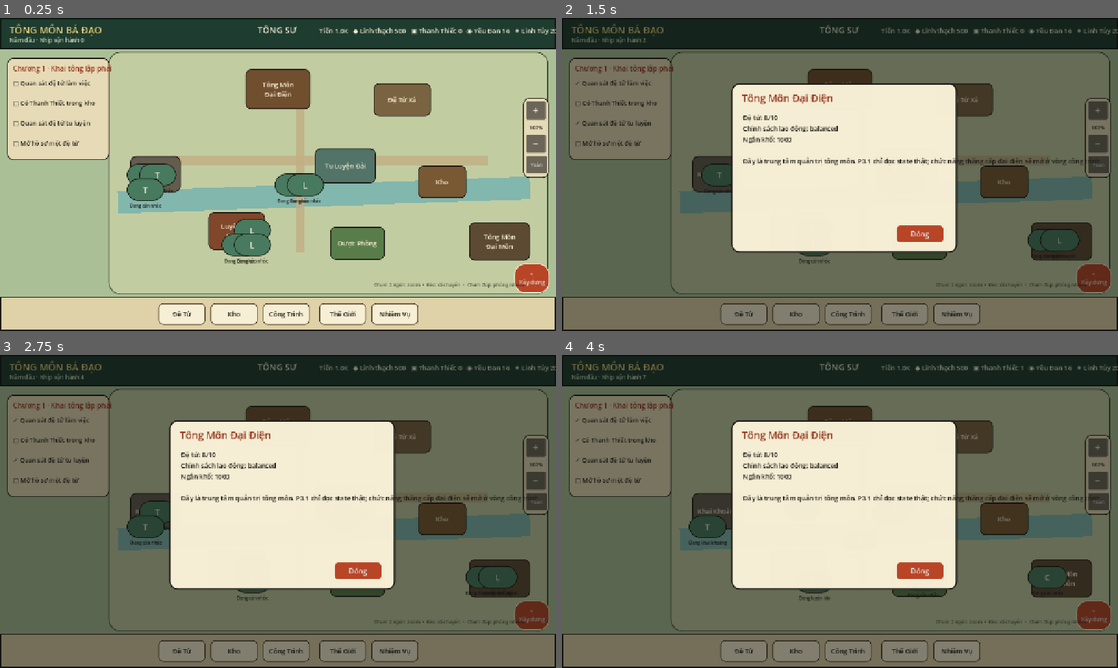
Above: before the commit, frames 1-4 (two rows, left to right).
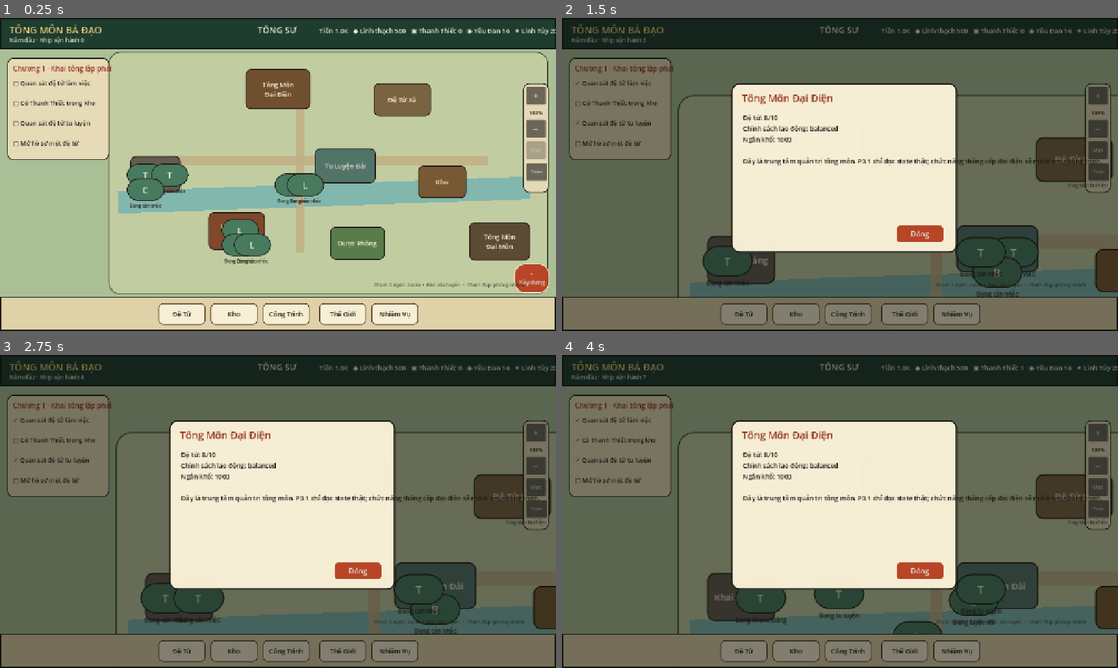
Above: after the commit, the same moments.

Repository: vuanhtuan161094-byte/TongMonBaDao
Game: Godot game, scene res://scenes/p3/p3_2_landscape_sect.tscn
The game is run twice, just before and just after one commit, with the same random seed, the same clock (stepped at 60 frames per second) and the same inputs.
Inputs:
- Up to frame 1 (0.25 s): no input
- Up to frame 2 (1.5 s): click "Tông Môn Đại Điện" at 0.5 s; click "Tông Môn Đại Điện" at 1.25 s
- Up to frame 3 (2.75 s): click "Đệ Tử Xá" at 2 s
- Up to frame 4 (4 s): click "Tu Luyện Đài" at 2.75 s; click "Kho" at 3.5 s

The runs differ from the first frame. In frame 1, 1.7% of the frame differs, in the area x 25-99%, y 20-71%; in frame 2, 17%; in frame 3, 17%; in frame 4, 17%, in the area x 19-100%, y 10-90%.

Commit message:
Add target focus and selection to P3.2 map

Diff:
--- a/godot/src/presentation/p3_2_landscape_sect.gd
+++ b/godot/src/presentation/p3_2_landscape_sect.gd
@@ -2,18 +2,28 @@
 
 const ZOOM_STEP := 1.12
 const CAMERA_TWEEN_SECONDS := 0.22
+const FOCUS_MARKER_SIZE := Vector2(82.0, 82.0)
 
 var map_zoom: float = SectMapCamera.DEFAULT_ZOOM
 var touch_points: Dictionary = {}
 var last_pinch_distance: float = 0.0
 var mouse_panning := false
 var camera_tween: Tween
+var focus_marker_tween: Tween
 var zoom_readout: Label
+var focus_target_button: Button
+var focus_marker: Panel
+var focused_world_point := Vector2.ZERO
+var focused_kind: StringName = &""
+var focused_id: StringName = &""
+var focused_label := ""
+var has_focus_target := false
 
 func _ready() -> void:
     super._ready()
     popup_layer.z_index = 100
     _reset_camera(false)
+    _build_focus_marker()
     _build_camera_controls()
 
 func _unhandled_input(event: InputEvent) -> void:
@@ -33,10 +43,19 @@
     if event is InputEventMouseMotion:
         _handle_mouse_motion(event as InputEventMouseMotion)
 
+func _build_focus_marker() -> void:
+    focus_marker = Panel.new()
+    focus_marker.size = FOCUS_MARKER_SIZE
+    focus_marker.visible = false
+    focus_marker.z_index = 80
+    focus_marker.mouse_filter = Control.MOUSE_FILTER_IGNORE
+    focus_marker.add_theme_stylebox_override("panel", _style(Color(1.0, 1.0, 1.0, 0.02), GOLD, 3, 41))
+    map_layer.add_child(focus_marker)
+
 func _build_camera_controls() -> void:
     var panel := Panel.new()
-    panel.position = Vector2(1204, 184)
-    panel.size = Vector2(60, 184)
+    panel.position = Vector2(1204, 150)
+    panel.size = Vector2(60, 252)
     panel.z_index = 20
     panel.mouse_filter = Control.MOUSE_FILTER_STOP
     panel.add_theme_stylebox_override("panel", _style(Color(0.91, 0.86, 0.72, 0.92), INK, 2, 14))
@@ -69,14 +88,35 @@
     minus.pressed.connect(_zoom_out)
     panel.add_child(minus)
 
+    focus_target_button = Button.new()
+    focus_target_button.text = "Mục"
+    focus_target_button.position = Vector2(8, 134)
+    focus_target_button.size = Vector2(44, 40)
+    focus_target_button.add_theme_font_size_override("font_size", 11)
+    focus_target_button.tooltip_text = "Tới mục tiêu đang chọn"
+    focus_target_button.disabled = true
+    focus_target_button.pressed.connect(_focus_current_target)
+    panel.add_child(focus_target_button)
+
     var reset := Button.new()
     reset.text = "Toàn"
-    reset.position = Vector2(8, 134)
+    reset.position = Vector2(8, 184)
     reset.size = Vector2(44, 40)
     reset.add_theme_font_size_override("font_size", 11)
     reset.tooltip_text = "Về toàn cảnh"
     reset.pressed.connect(_reset_camera.bind(true))
     panel.add_child(reset)
+
+    var selected := Label.new()
+    selected.name = "SelectedTargetLabel"
+    selected.text = ""
+    selected.position = Vector2(-156, 228)
+    selected.size = Vector2(208, 20)
+    selected.horizontal_alignment = HORIZONTAL_ALIGNMENT_RIGHT
+    selected.add_theme_font_size_override("font_size", 10)
+    selected.add_theme_color_override("font_color", Color(0.16, 0.16, 0.13, 0.74))
+    selected.mouse_filter = Control.MOUSE_FILTER_IGNORE
+    panel.add_child(selected)
 
     var hint := Label.new()
     hint.text = "Chụm 2 ngón: zoom  •  Kéo: di chuyển  •  Chạm đúp: phóng nhanh"
@@ -90,10 +130,11 @@
     add_child(hint)
 
     _refresh_zoom_readout()
+    _refresh_focus_readout()
 
 func _handle_screen_touch(touch: InputEventScreenTouch) -> void:
     if touch.pressed:
-        if not SectMapCamera.VIEW_RECT.has_point(touch.position):
+        if not SectMapCamera.is_map_screen_point(touch.position):
             return
         touch_points[touch.index] = touch.position
         if touch.double_tap:
@@ -131,13 +172,13 @@
 
 func _handle_mouse_button(mouse: InputEventMouseButton) -> void:
     if mouse.button_index == MOUSE_BUTTON_WHEEL_UP and mouse.pressed:
-        if SectMapCamera.VIEW_RECT.has_point(mouse.position):
+        if SectMapCamera.is_map_screen_point(mouse.position):
             _zoom_at(mouse.position, map_zoom * ZOOM_STEP, false)
             get_viewport().set_input_as_handled()
         return
 
     if mouse.button_index == MOUSE_BUTTON_WHEEL_DOWN and mouse.pressed:
-        if SectMapCamera.VIEW_RECT.has_point(mouse.position):
+        if SectMapCamera.is_map_screen_point(mouse.position):
             _zoom_at(mouse.position, map_zoom / ZOOM_STEP, false)
             get_viewport().set_input_as_handled()
         return
@@ -146,7 +187,7 @@
         return
 
     if mouse.pressed:
-        if not SectMapCamera.VIEW_RECT.has_point(mouse.position):
+        if not SectMapCamera.is_map_screen_point(mouse.position):
             return
         if mouse.double_click:
             _zoom_at(mouse.position, maxf(map_zoom, SectMapCamera.FOCUS_ZOOM), true)
@@ -180,11 +221,73 @@
     var next_position := SectMapCamera.pan_position(map_layer.position, delta, map_zoom)
     _apply_camera(map_zoom, next_position, false)
 
-func _focus_world_point(world_point: Vector2) -> void:
-    var target_zoom := maxf(map_zoom, SectMapCamera.FOCUS_ZOOM)
+func _focus_world_point(world_point: Vector2, requested_zoom: float = SectMapCamera.FOCUS_ZOOM) -> void:
+    var target_zoom := maxf(map_zoom, requested_zoom)
     var transform := SectMapCamera.focus_transform(world_point, target_zoom)
     var target_position: Vector2 = transform["position"]
     _apply_camera(float(transform["zoom"]), target_position, true)
+
+func _focus_current_target() -> void:
+    if not has_focus_target:
+        return
+    if focused_kind == &"disciple":
+        _refresh_focused_disciple_point()
+    _focus_world_point(focused_world_point)
+    _pulse_focus_marker()
+
+func _set_focus_target(world_point: Vector2, kind: StringName, target_id: StringName, label: String, focus_now: bool) -> void:
+    focused_world_point = world_point
+    focused_kind = kind
+    focused_id = target_id
+    focused_label = label
+    has_focus_target = true
+    _position_focus_marker(world_point)
+    if focus_target_button != null:
+        focus_target_button.disabled = false
+    _refresh_focus_readout()
+    if focus_now:
+        _focus_world_point(world_point)
+    _pulse_focus_marker()
+
+func _position_focus_marker(world_point: Vector2) -> void:
+    if focus_marker == null:
+        return
+    focus_marker.position = world_point - FOCUS_MARKER_SIZE * 0.5
+    focus_marker.visible = true
+
+func _pulse_focus_marker() -> void:
+    if focus_marker == null or not focus_marker.visible:
+        return
+    if focus_marker_tween != null and focus_marker_tween.is_valid():
+        focus_marker_tween.kill()
+    focus_marker.modulate = Color(1.0, 1.0, 1.0, 0.45)
+    focus_marker_tween = create_tween()
+    focus_marker_tween.set_loops(2)
+    focus_marker_tween.tween_property(focus_marker, "modulate", Color(1.0, 1.0, 1.0, 1.0), 0.14)
+    focus_marker_tween.tween_property(focus_marker, "modulate", Color(1.0, 1.0, 1.0, 0.45), 0.14)
+
+func _refresh_focused_disciple_point() -> void:
+    if focused_id == &"":
+        return
+    var key := str(focused_id)
+    if not actor_nodes.has(key):
+        return
+    var actor: Control = actor_nodes[key]
+    focused_world_point = actor.position + actor.size * 0.5
+    _position_focus_marker(focused_world_point)
+
+func _refresh_focus_readout() -> void:
+    var selected_label := get_node_or_null("Panel/SelectedTargetLabel") as Label
+    if selected_label == null:
+        for child in get_children():
+            if child is Panel:
+                var candidate := child.get_node_or_null("SelectedTargetLabel") as Label
+                if candidate != null:
+                    selected_label = candidate
+                    break
+    if selected_label == null:
+        return
+    selected_label.text = focused_label if has_focus_target else ""
 
 func _reset_camera(animate: bool = true) -> void:
     var transform := SectMapCamera.reset_transform()
@@ -245,3 +348,21 @@
     touch_points.clear()
     last_pinch_distance = 0.0
     mouse_panning = false
+
+func _open_building(destination: StringName) -> void:
+    var point := SectMapPresentation.position_for_destination(destination)
+    _set_focus_target(point, &"building", destination, _building_name(destination), true)
+    super._open_building(destination)
+
+func _open_disciple(disciple_id: StringName) -> void:
+    if actor_nodes.has(str(disciple_id)) and state.disciples.has(disciple_id):
+        var actor: Control = actor_nodes[str(disciple_id)]
+        var disciple: DiscipleState = state.disciples[disciple_id]
+        var point := actor.position + actor.size * 0.5
+        _set_focus_target(point, &"disciple", disciple_id, disciple.display_name, true)
+    super._open_disciple(disciple_id)
+
+func _sync_actor_positions() -> void:
+    super._sync_actor_positions()
+    if focused_kind == &"disciple":
+        _refresh_focused_disciple_point()
